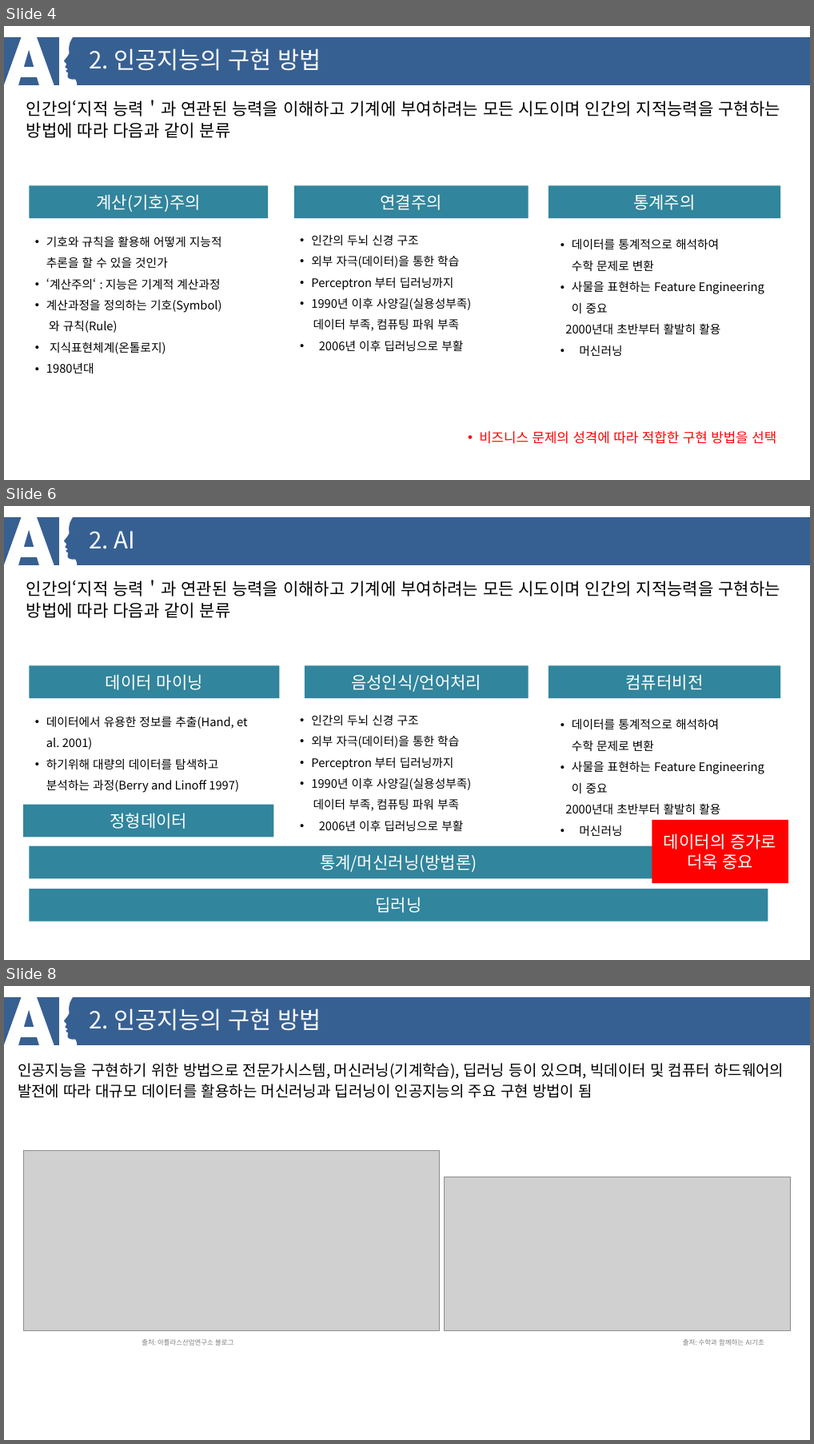
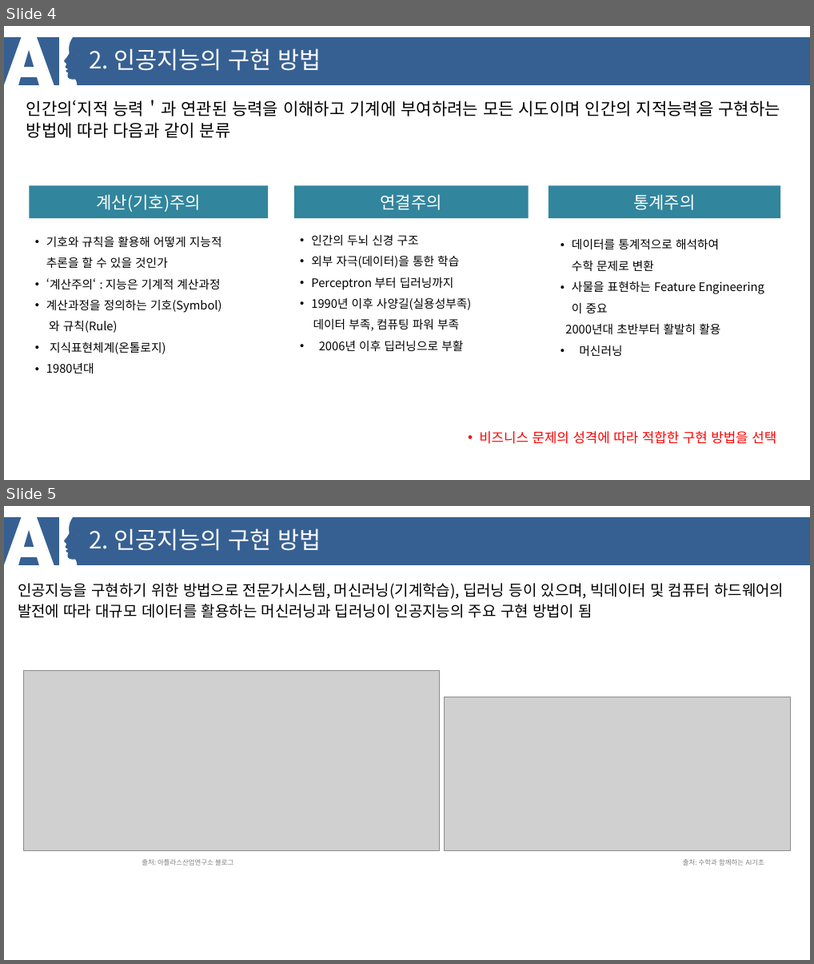
Before and after one commit to SungHoAhn2/SungHoAhn2.github.io, a slide deck: training/ai_training.pptx. Shown one above the other, each under a label of ours: slides 4, 6 and 8 before the commit, slides 4 and 5 after it; the slides between them are not shown. The pictures are 814x1444 and 814x964 pixels, drawn with LibreOffice and Linux fonts; fonts in the diff are those of the drawing; grey boxes stand for pictures. Boxes give left, top, right and bottom in pixels: in the first picture for what was removed or moved away, otherwise in the second. Text is boxed around its words. In the diff, an @@ line names an element or a change of style, - is before the commit and + after.

```diff
--- a/training/ai_training.pptx
+++ b/training/ai_training.pptx
@@ slide 6 removed at [4, 506, 810, 960], background #FFFFFF; not listed: 2 template elements that a slide beside it also shows @@
@@ text removed at [89, 531, 134, 549] @@
-2. AI
@@ text removed at [26, 580, 780, 618] @@
-인간의‘지적 능력＇과 연관된 능력을 이해하고 기계에 부여하려는 모든 시도이며 인간의 지적능력을 구현하는 방법에 따라 다음과 같이 분류
@@ rectangle removed at [29, 666, 279, 698] @@
-데이터 마이닝
@@ rectangle removed at [305, 666, 529, 698] @@
-음성인식/언어처리
@@ rectangle removed at [549, 666, 782, 698] @@
-컴퓨터비전
@@ text removed at [46, 716, 248, 792] @@
-• 데이터에서 유용한 정보를 추출(Hand, et al. 2001)
-• 하기위해 대량의 데이터를 탐색하고 분석하는 과정(Berry and Linoff 1997)
@@ text removed at [311, 715, 472, 831] @@
-• 인간의 두뇌 신경 구조
-• 외부 자극(데이터)을 통한 학습
-• Perceptron 부터 딥러닝까지
-• 1990년 이후 사양길(실용성부족)
-데이터 부족, 컴퓨팅 파워 부족
-• 2006년 이후 딥러닝으로 부활
@@ text removed at [566, 719, 721, 836] @@
-• 데이터를 통계적으로 해석하여
-  수학 문제로 변환
-• 사물을 표현하는 Feature Engineering이 중요
-2000년대 초반부터 활발히 활용
-• 머신러닝
@@ rectangle removed at [23, 804, 274, 837] @@
-정형데이터
@@ rectangle removed at [653, 820, 790, 883] @@
-데이터의 증가로 더욱 중요
@@ rectangle removed at [29, 846, 768, 879] @@
-통계/머신러닝(방법론)
@@ rectangle removed at [29, 888, 768, 921] @@
-딥러닝
@@ what was slide 8 is now slide 5 @@
```
Also in this commit, not shown: 2 slides changed, 7 other slides removed, 1 other file.
